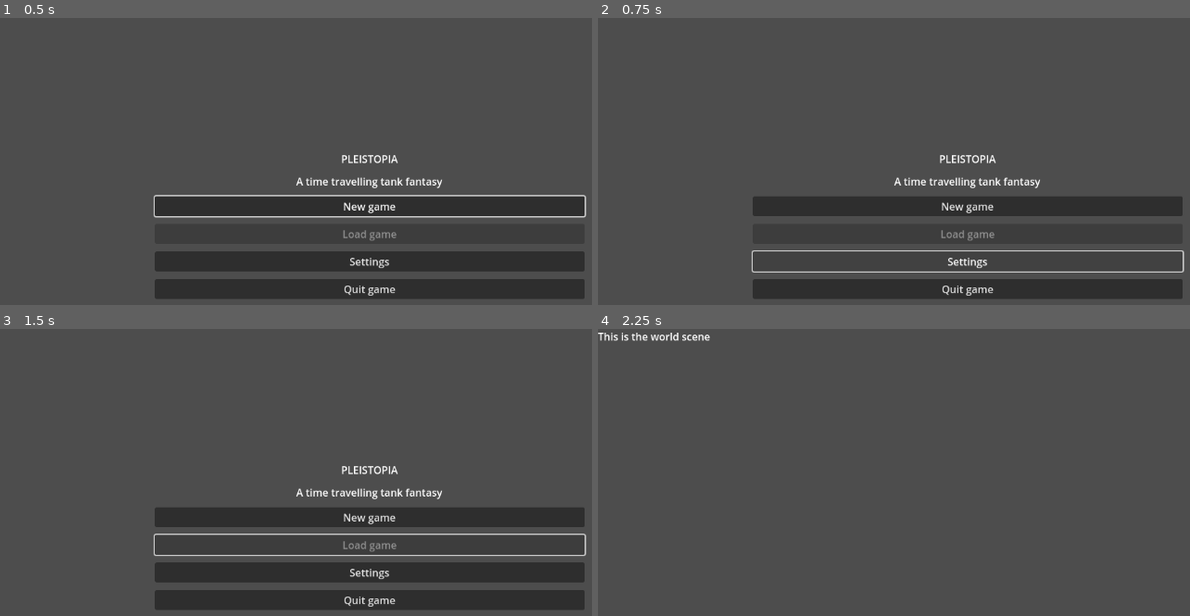
Above: before the commit, frames 1-4 (two rows, left to right).
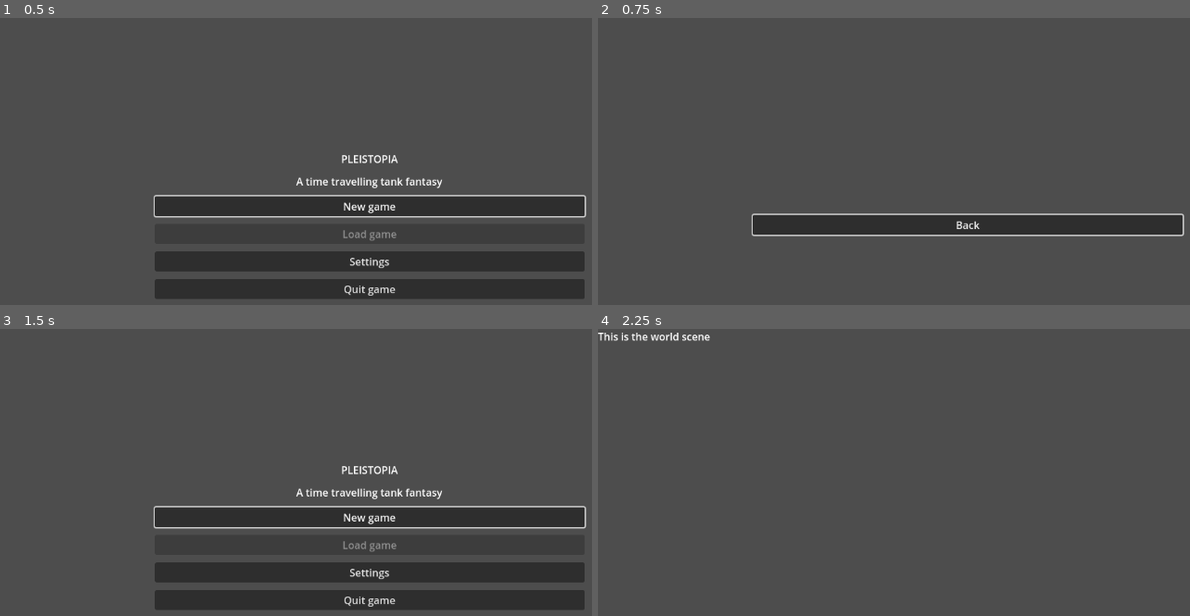
Above: after the commit, the same moments.

Repository: nialsiG/Pleistopia2.0
Game: Godot game, scene res://scenes/menu.tscn
The game is run twice, just before and just after one commit, with the same random seed, the same clock (stepped at 60 frames per second) and the same inputs.
Inputs (mouse positions are in pixels of both pictures, inside the frame that each line leads up to):
- Up to frame 1 (0.5 s): no input
- Up to frame 2 (0.75 s): click "Settings" at 0.5 s
- Up to frame 3 (1.5 s): click (367, 535) at 1.25 s, where only the run after the commit has a clickable "Back"
- Up to frame 4 (2.25 s): click "New game" at 2 s

Frame 1 is identical in both runs. In frame 2, 13% of the frame differs, in the area x 25-100%, y 47-98%; in frame 3, 1.7%; in frame 4, nothing differs.

Commit message:
add option menu

Diff:
--- a/Pleistopia 2.0/scenes/menu.tscn
+++ b/Pleistopia 2.0/scenes/menu.tscn
@@ -59,7 +59,28 @@
 focus_neighbor_bottom = NodePath("../Button_new_game")
 text = "Quit game"
 
+[node name="VBoxContainer2" type="VBoxContainer" parent="main_menu"]
+layout_mode = 1
+anchors_preset = 8
+anchor_left = 0.5
+anchor_top = 0.5
+anchor_right = 0.5
+anchor_bottom = 0.5
+offset_left = -334.5
+offset_top = -178.0
+offset_right = 334.5
+offset_bottom = 178.0
+grow_horizontal = 2
+grow_vertical = 2
+theme_override_constants/separation = 12
+alignment = 1
+
+[node name="Button_back" type="Button" parent="main_menu/VBoxContainer2"]
+layout_mode = 2
+text = "Back"
+
 [connection signal="pressed" from="main_menu/VBoxContainer/Button_new_game" to="main_menu" method="_on_button_new_game_pressed"]
 [connection signal="pressed" from="main_menu/VBoxContainer/Button_load_game" to="main_menu" method="_on_button_load_game_pressed"]
 [connection signal="pressed" from="main_menu/VBoxContainer/Button_settings" to="main_menu" method="_on_button_settings_pressed"]
 [connection signal="pressed" from="main_menu/VBoxContainer/Button_quit" to="main_menu" method="_on_button_quit_pressed"]
+[connection signal="pressed" from="main_menu/VBoxContainer2/Button_back" to="main_menu" method="_on_button_back_pressed"]
--- a/Pleistopia 2.0/scripts/main_menu.gd
+++ b/Pleistopia 2.0/scripts/main_menu.gd
@@ -1,10 +1,15 @@
 extends Control
 
+@onready var start_file = "res://scenes/world.tscn"
+
+@onready var title_container = $VBoxContainer
+@onready var settings_container = $VBoxContainer2
+
 @onready var start_button = $VBoxContainer/Button_new_game
-@onready var start_file = "res://scenes/world.tscn"
-# Called when the node enters the scene tree for the first time.
+@onready var back_button = $VBoxContainer2/Button_back
+
 func _ready():
-	start_button.grab_focus()
+	show_title()
 
 func _on_button_new_game_pressed():
 	get_tree().change_scene_to_file(start_file)
@@ -13,7 +18,20 @@
 	pass # Replace with function body.
 
 func _on_button_settings_pressed():
-	pass # Replace with function body.
+	show_settings()
 
 func _on_button_quit_pressed():
 	get_tree().quit()
+
+func _on_button_back_pressed():
+	show_title()
+
+func show_title():
+	settings_container.hide()
+	title_container.show()
+	start_button.grab_focus()
+
+func show_settings():
+	title_container.hide()
+	settings_container.show()
+	back_button.grab_focus()
